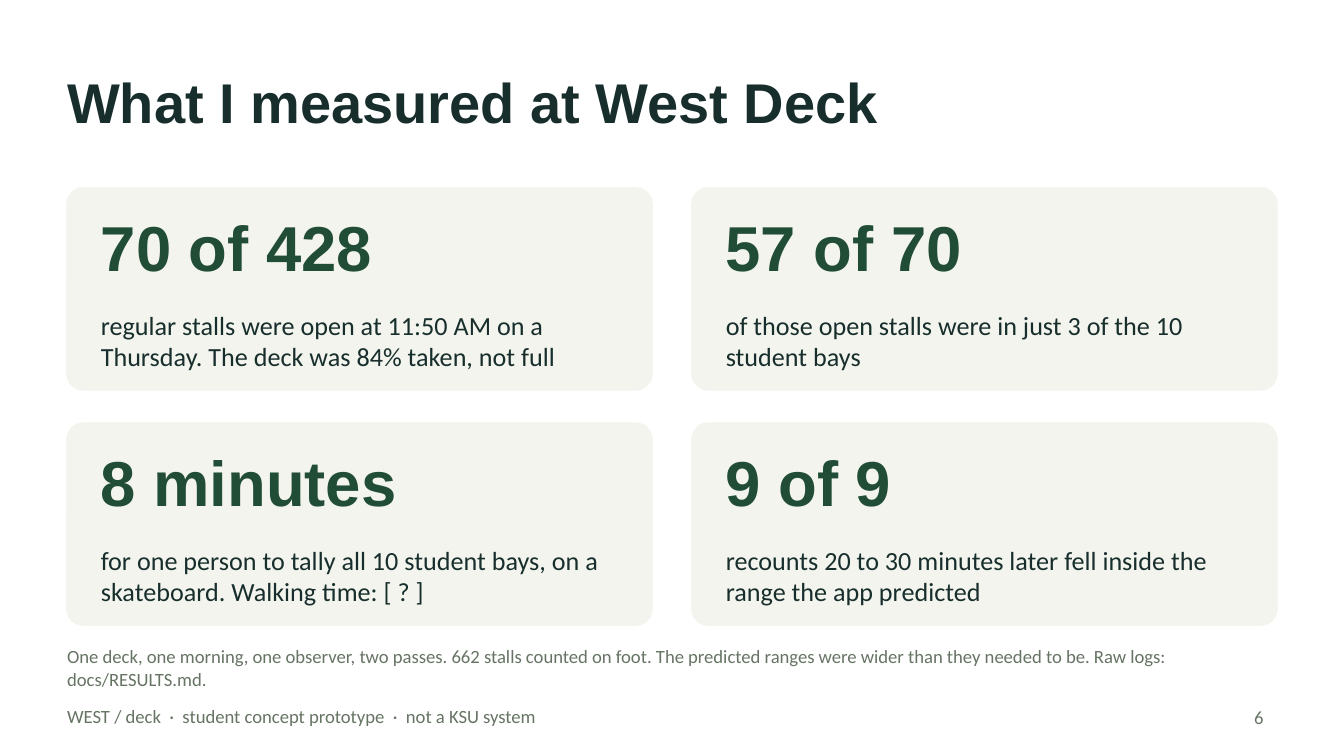
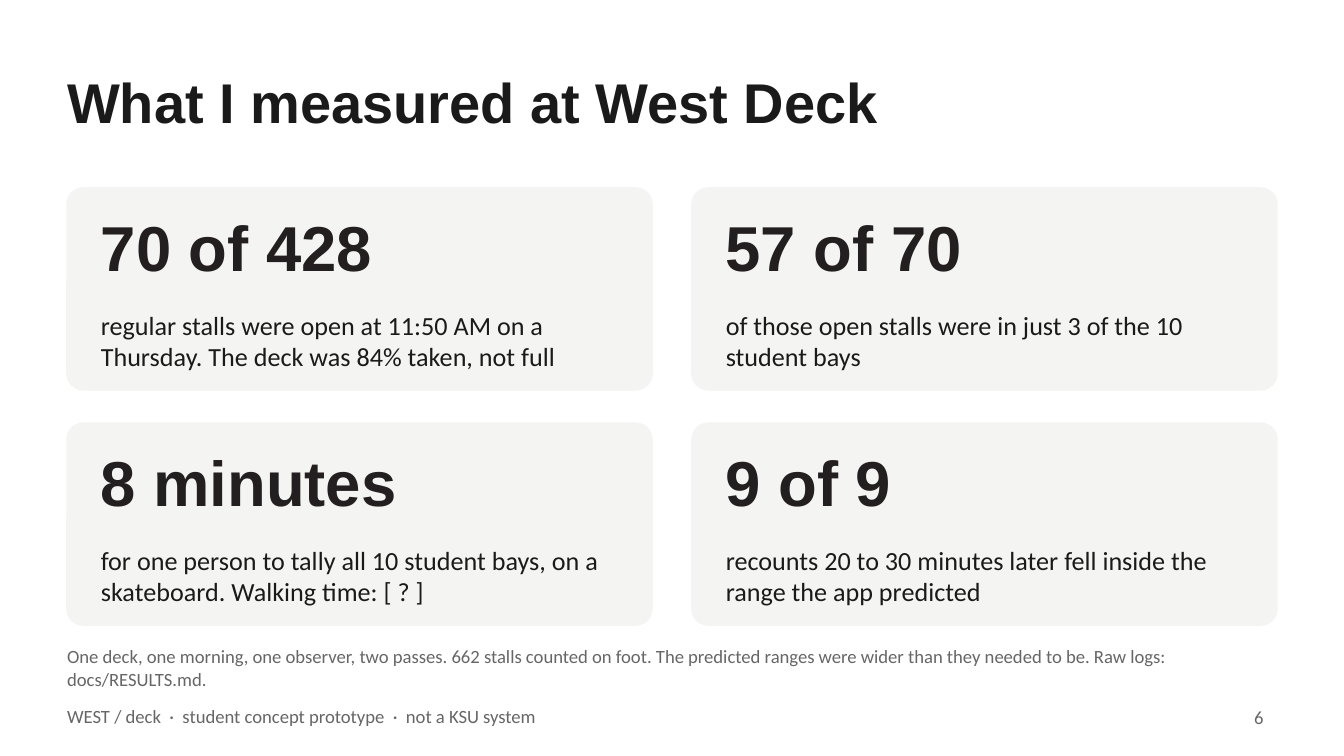
Before and after one commit to boots59/park.ai, a slide deck: slide 6 of submission/WEST-deck-pitch-DRAFT.pptx. Drawn at 1344x756 pixels with LibreOffice and Linux fonts; fonts in the diff are those of the drawing. Boxes give left, top, right and bottom in pixels: in the first picture for what was removed or moved away, otherwise in the second. Text is boxed around its words. In the diff, an @@ line names an element or a change of style, - is before the commit and + after.

```diff
--- a/submission/WEST-deck-pitch-DRAFT.pptx
+++ b/submission/WEST-deck-pitch-DRAFT.pptx
@@ fill #F2F4ED to #F4F4F2; outline #F2F4ED 1 pt to #F4F4F2 1 pt in 4 elements at [67, 188, 652, 390], [692, 188, 1277, 390], [67, 423, 652, 625], [692, 423, 1277, 625] @@
@@ text colour #214C36 to #231F20 in 4 elements at [101, 225, 372, 272], [726, 225, 961, 272], [101, 460, 397, 507], [726, 460, 891, 507] @@
@@ text colour #172E2C to #1A1A1A in 5 elements at [67, 82, 878, 124], [101, 317, 555, 371], [726, 317, 1182, 371], [101, 552, 598, 606], [726, 552, 1207, 606] @@
```
Also in this commit, not shown: 7 other slides changed, 7 other files.
